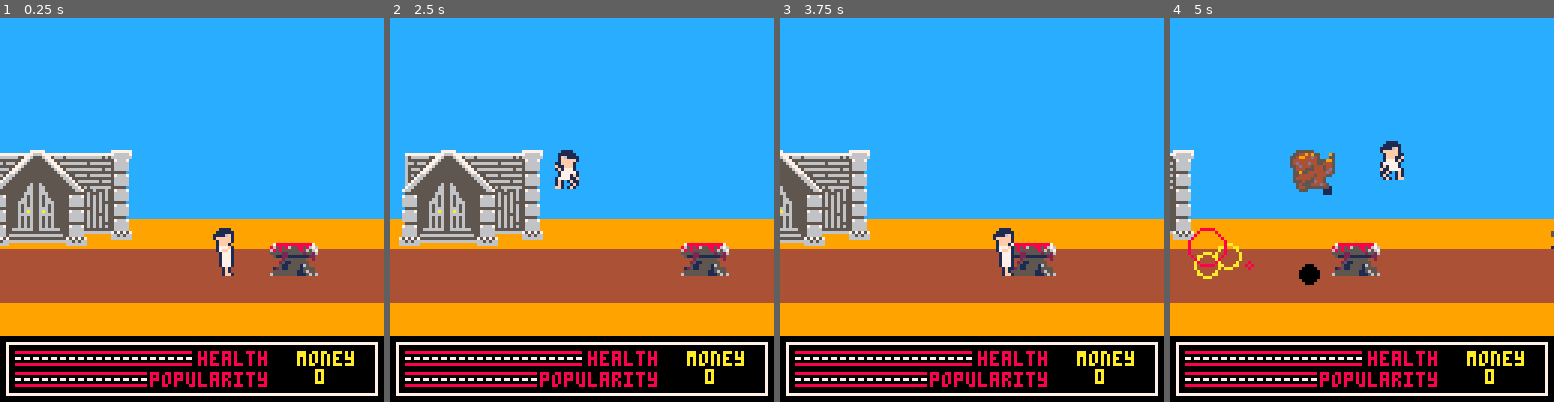
Above: before the commit, frames 1-4 (left to right).
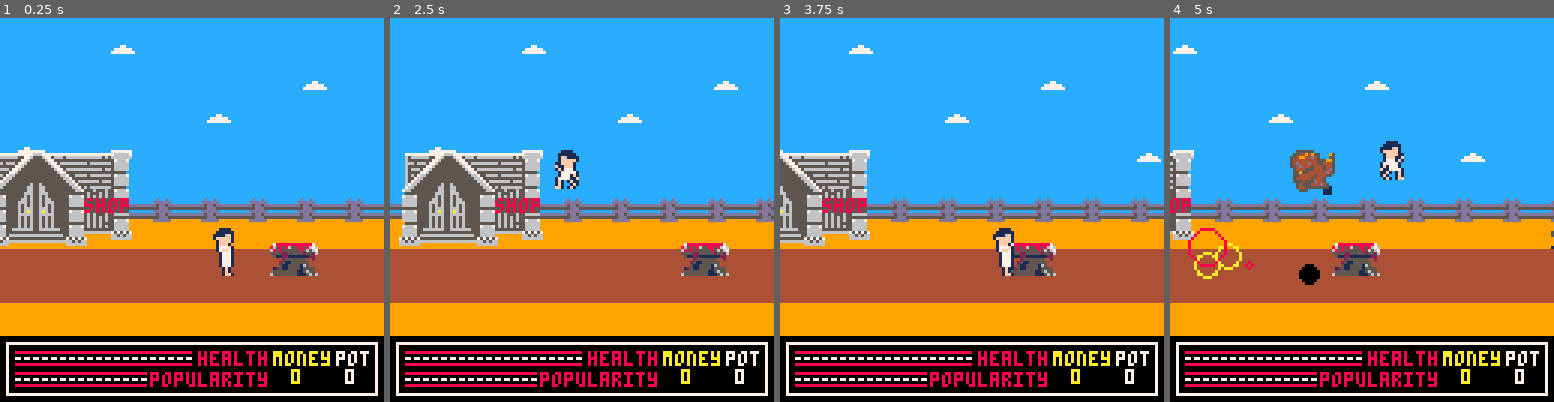
Above: after the commit, the same moments.

Repository: Rombusevil/ld43-the-altar-of-sacrifice
Game: PICO-8 cartridge ld43.p8
Two runs of this game, one before a commit and one after it. Both use one fixed random seed, a clock stepped at 60 frames per second and the inputs below.
Inputs (mouse positions are in pixels of both pictures, inside the frame that each line leads up to):
- Up to frame 1 (0.25 s): no input
- Up to frame 2 (2.5 s): tap O (Z key) at 0.33, 0.7, 1.43, 2.22 s; click (459, 121) at 0.67 s; tap X (X key) at 1.07, 2.07, 2.4 s; click (520, 267) at 1.22 s; click (585, 114) at 1.77 s; hold Left 1.97-2.37 s; click (647, 259) at 2.32 s
- Up to frame 3 (3.75 s): tap X (X key) every 0.33 s from 2.73 to 3.73 s; click (1102, 106) at 2.87 s; hold Right 2.87-3.53 s; tap O (Z key) at 3.1 s; click (864, 256) at 3.42 s; hold Up from 3.58 s (still down)
- Up to frame 4 (5 s): click (1315, 102) at 3.97 s; tap O (Z key) at 3.98, 4.87 s; tap X (X key) at 4.07, 4.4, 4.73 s; release Up at 4.08 s; hold Right 4.13-4.53 s; click (1381, 248) at 4.52 s

The runs differ from the first frame. In frame 1, 4.1% of the frame differs, in the area x 4-100%, y 7-96%; in frame 2, 4.0%; in frame 3, 4.6%; in frame 4, 5.1%, in the area x 0-100%, y 7-96%.

Commit message:
some polish. thiefs spawner. hud

Diff:
--- a/ld43.p8
+++ b/ld43.p8
@@ -1,5 +1,5 @@
 pico-8 cartridge // http://www.pico-8.com
-version 15
+version 16
 __lua__
 -- made with super-fast-framework
 
@@ -388,6 +388,8 @@
                     h.potions += 1
                 end
                 h.money -= prices[ar.posidx]
+                h.reputation += 10
+                if (h.reputation > 15) then h.reputation=15 end
                 didboughtit=true
             else
                 pendingval=value
@@ -521,32 +523,32 @@
     local s={}
     local updateables={}
     local drawables={}
-    local bullets={}
-    s.bullets=bullets
+    local thiefs={}
     local victims={}
     local potions={}
     local cam={x=0, y=0}
     s.cam = cam
-    local respawned=false
     local showmsg=false
     local showmsgtxt=""
     local rtick=0
     local level={}
     level.hs=150
-    level.fw=256
+    level.fw=150
     level.es=128
     level.hw=48
-    level.hcnt=5
+    level.hcnt=3
     level.w=(level.hw+level.hs)*level.hcnt+level.fw +level.es
     local deferpos=false
     local pendingmusic=false
-    function hero(x,y, bullets, platforming_state)
+    function hero(x,y, platforming_state)
         local anim_obj=anim()
         local e=entity(anim_obj)
         anim_obj:add(1,4,0.3,1,2)
         anim_obj:add(5,1,0.01,1,2)
         anim_obj:add(6,1,0.01,1,2)
         anim_obj:add(7,1,0.5,2,2,true, function() e.shooting=false end)
+        anim_obj:add(123,4,0.3,1,2)
+        anim_obj:add(127,1,0.01,1,2)
         e:setpos(x,y)
         e:set_anim(2)
         local bounds_obj=bbox(8,16)
@@ -557,6 +559,7 @@
         e.pickedupvictim=nil
         e.blockright=false
         e.blockleft=false
+        e.reputation = 15
         e.speed=2
         e.floory=y
         e.jumppw=7
@@ -568,7 +571,6 @@
         e.wasshooting=false
         e.compensate=false
         e.compensatepx=-8
-        e.bulletspd=4
         e.health=20
         e.dmg=1
         e.finalboss=false
@@ -623,15 +625,27 @@
                 if btn(0) and not self.blockleft then
                     self:setx(self.x-self.speed)
                     self.flipx=true
-                    self:set_anim(1)
+                    if self.pickedupvictim == nil then
+                        self:set_anim(1)
+                    else
+                        self:set_anim(5)
+                    end
                     self.blockright=false
                 elseif btn(1) and not self.blockright then
                     self:setx(self.x+self.speed)
                     self.flipx=false
-                    self:set_anim(1)
+                    if self.pickedupvictim ==nil then
+                        self:set_anim(1)
+                    else
+                        self:set_anim(5)
+                    end
                     self.blockleft=false
                 else
-                    self:set_anim(2)
+                    if self.pickedupvictim ==nil then
+                        self:set_anim(2)
+                    else
+                        self:set_anim(6)
+                    end
                 end
                 if btnp(4) and self.grounded then
                     sfx(4)
@@ -712,7 +726,6 @@
             self.wasshooting=false
             self.compensate=false
             self.compensatepx=-8
-            self.bulletspd=4
             self.health=20
             self.potions=0
             self.codes.dir='none'
@@ -722,6 +735,10 @@
                 self.finalboss=false
                 deferpos=750
             end
+        end
+        e._draw=e.draw
+        function e:draw()
+            self:_draw()
         end
         return e
     end
@@ -744,6 +761,8 @@
         end
         function e:draw()
             spr(32, x,y, 6, 4)
+            rectfill(x+32,y+16,x+46,y+20, 5)
+            print("shop",x+32,y+16,8)
         end
         return e
     end
@@ -860,7 +879,7 @@
         end
         return e
     end
-    function npccreator(parent,houses,potioncreator,hero,updateables,drawables)
+    function npccreator(parent,houses,potioncreator,hero,updateables,drawables, level)
         local e={}
         e.ticks=1
         e.threshold=2
@@ -869,12 +888,24 @@
         e.lastpos.y = 70
         e.timetick=0
         e.timethreshold=100
+        e.ttick=0
+        e.thiefthreshold=1000
+        e.level = level
         function e:tick(pos)
             self.ticks+=1
+            self.ttick+=1
             self.lastpos.x=pos.x
         end
         function e:update()
             self.timetick+=1
+            self.ttick+=1
+            if self.ttick > self.thiefthreshold then
+                self.ttick=0
+                local t = thief(-16, 70, self.level)
+                add(drawables, t)
+                add(updateables, t)
+                add(thiefs, t)
+            end
             if self.timetick > self.timethreshold then
                 local idx = flr(rnd(#houses-1)+1)
                 local house = houses[idx]
@@ -1006,10 +1037,74 @@
         end
         return e
     end
+    function thief(x,y,level)
+        local anim_obj=anim()
+        anim_obj:add(91,4,0.3,1,2)
+        local e=entity(anim_obj)
+        e:setpos(x,y)
+        e:set_anim(1)
+        e.health = 5
+        e.spd = 1.5
+        local bounds_obj=bbox(8,128,0,-128)
+        e:set_bounds(bounds_obj)
+        function e:hurt()
+            if(self.flickerer.is_flickering) return
+            self:flicker(30)
+            self.health -= 1
+        end
+        function e:kill()
+            del(drawables, self)
+            del(updateables, self)
+            del(thiefs,self)
+        end
+        function e:update()
+            if self.health <= 0 then
+                s.hero.money += 50
+                self:kill()
+            end
+            self:setx(self.x+self.spd)
+            if self.x > level.w+16 then
+                self:kill()
+            end
+        end
+        return e
+    end
+    function fence(x,y)
+        local e={}
+        function e:draw()
+            spr(70,x,y,2,1)
+        end
+        return e
+    end
+    function cloud(x)
+        local e={}
+        e.spr = 99
+        e.w=2
+        e.y=5+rnd(40)
+        e.x=x+rnd(35)
+        if flr(rnd(2)+1)%2==0 then
+            e.spr=101
+            e.w=1
+        end
+        function e:draw()
+            spr(self.spr,x,self.y,e.w,1)
+        end
+        return e
+    end
     function mapbuild(l,hero,this_state,houses,stand)
         local xx=128
         local hy=44
         local fx=xx+((l.hs+l.hw)*3)-64
+        local ssx =0
+        while ssx<l.w+16 do
+            add(drawables,fence(ssx, 60))
+            ssx+=16
+        end
+        ssx=15
+        while ssx<l.w do
+            add(drawables, cloud(ssx))
+            ssx+=32
+        end
         function sf()
             function tree(sp, x, y, w, h)
                 local t={}
@@ -1053,14 +1148,14 @@
         add(updateables, sleft)
         add(updateables, sright)
     end
-    local hero = hero(400,70, bullets, s)
+    local hero = hero(400,70, s)
     s.hero = hero
     local pc = potioncreator(potions)
     add(updateables, pc)
     local houses = {}
     local stand = {}
     mapbuild(level, hero, s, houses,stand)
-    local ec = npccreator(victims, houses,pc, hero,updateables,drawables)
+    local ec = npccreator(victims, houses,pc, hero,updateables,drawables,level)
     add(updateables, ec)
     local boulders = {}
     local brain = boulderrain(updateables, drawables, boulders, hero)
@@ -1087,6 +1182,11 @@
             end
             v:update()
         end
+        for t in all(thiefs) do
+            if hero.atacking and collides(t, hero) then
+                t:hurt()
+            end
+        end
         if hero.dropping and collides(stand.val, hero) then
             local v = hero.pickedupvictim
             hero.pickedupvictim=nil
@@ -1116,9 +1216,6 @@
         for d in all(drawables) do
             d:draw()
         end
-        for b in all(bullets) do
-            b:draw()
-        end
         for e in all(victims) do
             e:draw()
         end
@@ -1126,19 +1223,6 @@
             p:draw()
         end
         s.drawhud()
-        if hero.respawned or showmsg then
-            camera(0,0)
-            rtick+=1
-            if hero.respawned then
-                print("your friends where killed", 15,28, 7)
-                print("you've been respawned", 21,34, 7)
-                if(rtick>100) hero.respawned=false rtick=0
-                showmsg=false
-            elseif showmsg then
-                print(showmsgtxt, 15,28, 7)
-                if(rtick>40) rtick=0
-            end
-        end
     end
     s.drawhud=function()
         camera(0,0)
@@ -1159,16 +1243,18 @@
             rectfill(sx,sy+2, sx+1, sy+hgt-2, 7)
             sx+=3
         end
-        print("money", wdt+41, sy, 10)
-        local cash = hero.money or 0
-        print(cash, wdt+41+6, sy+6, 10)
+        print("money", wdt+33, sy, 10)
+        local cash = hero.money
+        print(cash, wdt+33+6, sy+6, 10)
+        print("pot", wdt+33+21, sy, 7)
+        print(hero.potions, wdt+33+24, sy+6, 7)
         sx=5
         sy=yy+12
         wdt-=15
         rectfill(sx,sy, sx+wdt, sy+hgt, 8)
         rectfill(sx,sy+1, sx+wdt, sy+hgt-1, 0)
         print("popularity", sx+wdt+2, sy, 8)
-        local p = hero.popularity or 15
+        local p = hero.reputation
         for i=1,p do
             rectfill(sx,sy+2, sx+1, sy+hgt-2, 7)
             sx+=3
--- a/platforming_state.lua
+++ b/platforming_state.lua
@@ -4,30 +4,28 @@
     local s={}
     local updateables={}
     local drawables={}
-    local bullets={}
-    s.bullets=bullets
+    local thiefs={}
     local victims={}
     local potions={}
     local cam={x=0, y=0}
     s.cam = cam
 
-    local respawned=false
     local showmsg=false
     local showmsgtxt=""
     local rtick=0
 
     local level={}
     level.hs=150 -- house spacing
-    level.fw=256 -- forest width
+    level.fw=150 -- forest width
     level.es=128 -- end spacing
     level.hw=48  -- house width
-    level.hcnt=5 -- house count
+    level.hcnt=3 -- house count
     level.w=(level.hw+level.hs)*level.hcnt+level.fw +level.es
 
     local deferpos=false
     local pendingmusic=false
 
-    function hero(x,y, bullets, platforming_state)
+    function hero(x,y, platforming_state)
         local anim_obj=anim()
         local e=entity(anim_obj)
 
@@ -35,6 +33,8 @@
         anim_obj:add(5,1,0.01,1,2) -- idle
         anim_obj:add(6,1,0.01,1,2) -- jumping
         anim_obj:add(7,1,0.5,2,2,true, function() e.shooting=false end) -- shoot
+        anim_obj:add(123,4,0.3,1,2) -- running with someone on the head
+        anim_obj:add(127,1,0.01,1,2) -- idle with victim
 
         e:setpos(x,y)
         e:set_anim(2) --idle
@@ -49,6 +49,7 @@
         e.pickedupvictim=nil
         e.blockright=false
         e.blockleft=false
+        e.reputation = 15
 
         e.speed=2--1.3
         e.floory=y
@@ -61,7 +62,6 @@
         e.wasshooting=false
         e.compensate=false
         e.compensatepx=-8
-        e.bulletspd=4
         e.health=20
         e.dmg=1
         e.finalboss=false
@@ -128,15 +128,28 @@
                 if btn(0) and not self.blockleft then     --left
                     self:setx(self.x-self.speed)
                     self.flipx=true
-                    self:set_anim(1) --running
+                    if self.pickedupvictim == nil then
+                        self:set_anim(1) --running
+                    else
+                        self:set_anim(5) -- running with victim
+                    end
+
                     self.blockright=false
                 elseif btn(1) and not self.blockright then --right
                     self:setx(self.x+self.speed)
                     self.flipx=false
-                    self:set_anim(1) --running
+                    if self.pickedupvictim ==nil then
+                        self:set_anim(1) --running
+                    else
+                        self:set_anim(5) -- running with victim
+                    end
                     self.blockleft=false
                 else
-                    self:set_anim(2) --idle
+                    if self.pickedupvictim ==nil then
+                        self:set_anim(2) --idle
+                    else
+                        self:set_anim(6) -- idle with victim
+                    end
                 end
 
                 -- the up button is taken care on the house entity
@@ -176,11 +189,6 @@
                             self.bounds.xoff1+=8
                             self.bounds.xoff2+=8
                         end
-
-                        -- todo: hurt victim
-                        -- todo: delete bullet()
-                        -- local b=bullet(self.x+4, self.y+4, dir, self.bulletspd, bullets, self.dmg)
-                        -- add(bullets, b)
                     else
                         self.dropping = true
                     end
@@ -242,7 +250,6 @@
             self.wasshooting=false
             self.compensate=false
             self.compensatepx=-8
-            self.bulletspd=4
             self.health=20
             self.potions=0
             self.codes.dir='none'
@@ -253,7 +260,13 @@
                 self.finalboss=false
                 deferpos=750 -- lo mando al forest
             end
-
+        end
+
+        --overwrite entity's draw() function
+        e._draw=e.draw
+        function e:draw()
+            self:_draw()
+            -- custom draw
         end
 
         return e
@@ -287,6 +300,8 @@
 
         function e:draw()
             spr(32, x,y, 6, 4)
+            rectfill(x+32,y+16,x+46,y+20, 5)
+            print("shop",x+32,y+16,8)
             -- if(self.debugbounds) self.bounds:printbounds()
         end
 
@@ -403,7 +418,6 @@
             self.health -=1
             self:flicker(0.2)
             if self.health <= 0 then
-                -- todo: implement pickup en hero
                 attacker:pickup(self)
                 self:set_anim(3) -- pickedup
                 self.runaway=false
@@ -438,7 +452,7 @@
         return e
     end
 
-    function npccreator(parent,houses,potioncreator,hero,updateables,drawables)
+    function npccreator(parent,houses,potioncreator,hero,updateables,drawables, level)
         local e={}
 
         e.ticks=1
@@ -449,15 +463,28 @@
 
         e.timetick=0
         e.timethreshold=100
+        e.ttick=0
+        e.thiefthreshold=1000
+        e.level = level
 
         function e:tick(pos)
             self.ticks+=1
+            self.ttick+=1
             self.lastpos.x=pos.x
             --self.lastpos.y=pos.y
         end
 
         function e:update()
             self.timetick+=1
+            self.ttick+=1
+
+            if self.ttick > self.thiefthreshold then
+                self.ttick=0
+                local t = thief(-16, 70, self.level)
+                add(drawables, t)
+                add(updateables, t)
+                add(thiefs, t)
+            end
 
             if self.timetick > self.timethreshold then
                 local idx = flr(rnd(#houses-1)+1)
@@ -475,28 +502,6 @@
                 add(parent, v)
                 self.timetick=0
             end
-
-            -- local cenemy = false
-            -- if self.timetick > self.timethreshold and hero.x > 130 then
-            --     local side=1
-            --     if(flr(rnd(2))%2==0) side=-1
-            --     self.lastpos.x = hero.x + ((flr(rnd(4))+16) *side)
-            --
-            --     self.timetick=0
-            --     cenemy = true
-            -- end
-
-            -- local jenemy=false
-            -- if self.ticks >= self.threshold then
-            --     self.ticks=0
-            --     self.timetick+=10
-            --     jenemy=true
-            -- end
-
-            -- if  jenemy or cenemy then
-            --     local e=priest(self.lastpos.x, self.lastpos.y, hero, parent,potioncreator)
-            --     add(parent, e)
-            -- end
         end
 
         return e
@@ -626,6 +631,24 @@
             end
         end
 
+        return e
+    end
+
+    function sacrificestand(x,y)
+        local anim_obj=anim()
+        anim_obj:add(38,1,0.01,2,2)
+
+        local e=entity(anim_obj)
+        e:setpos(x,y)
+        e:set_anim(1)
+
+        local bounds_obj=bbox(16,16)
+        e:set_bounds(bounds_obj)
+        -- e.debugbounds=true
+
+        function e:update()
+        end
+
         -- overwrite entity's draw() function
         -- e._draw=e.draw
         -- function e:draw()
@@ -636,28 +659,71 @@
         return e
     end
 
-    function sacrificestand(x,y)
+    function thief(x,y,level)
         local anim_obj=anim()
-        anim_obj:add(38,1,0.01,2,2)
+        anim_obj:add(91,4,0.3,1,2)
 
         local e=entity(anim_obj)
         e:setpos(x,y)
         e:set_anim(1)
-
-        local bounds_obj=bbox(16,16)
+        e.health = 5
+        e.spd = 1.5
+
+        local bounds_obj=bbox(8,128,0,-128)
         e:set_bounds(bounds_obj)
-        -- e.debugbounds=true
+        --e.debugbounds=true
+
+        function e:hurt()
+            if(self.flickerer.is_flickering) return
+            self:flicker(30)
+            self.health -= 1
+        end
+
+        function e:kill()
+            del(drawables, self)
+            del(updateables, self)
+            del(thiefs,self)
+        end
 
         function e:update()
-        end
-
-        -- overwrite entity's draw() function
-        -- e._draw=e.draw
-        -- function e:draw()
-        --     self:_draw()
-        --     ** your code here **
-        -- end
-
+            if self.health <= 0 then
+                s.hero.money += 50
+                self:kill()
+            end
+
+            self:setx(self.x+self.spd)
+            -- todo: poner coord correcta
+            if self.x > level.w+16 then
+                self:kill()
+            end
+        end
+
+        return e
+    end
+
+    function fence(x,y)
+        local e={}
+        function e:draw()
+            spr(70,x,y,2,1)
+        end
+        return e
+    end
+
+    function cloud(x)
+        local e={}
+        e.spr = 99
+        e.w=2
+        e.y=5+rnd(40)
+        e.x=x+rnd(35)
+
+        if flr(rnd(2)+1)%2==0 then
+            e.spr=101
+            e.w=1
+        end
+
+        function e:draw()
+            spr(self.spr,x,self.y,e.w,1)
+        end
         return e
     end
 
@@ -667,6 +733,23 @@
         local hy=44     -- house y position (doesn't change)
         local fx=xx+((l.hs+l.hw)*3)-64 -- forest starting x
 
+        -- *************************
+        --      setup fences
+        -- *************************
+        local ssx =0
+        while ssx<l.w+16 do
+            add(drawables,fence(ssx, 60))
+            ssx+=16
+        end
+
+        -- *************************
+        --      setup clouds
+        -- *************************
+        ssx=15
+        while ssx<l.w do
+            add(drawables, cloud(ssx))
+            ssx+=32
+        end
 
         -- *************************
         --      setup forest
@@ -714,8 +797,9 @@
             add(updateables, ho)
             add(houses, ho)
             xx+=l.hw+l.hs       -- setup x for the next house
-            if(i==3) xx+=l.fw   -- put 3 houses, then the forest, and then the rest
-        end
+            if(i==3) xx+=l.fw   -- put2 houses, then the forest, and then the rest
+        end
+
 
         -- *************************
         --      setup stoppers
@@ -730,7 +814,7 @@
         add(updateables, sright)
     end
 
-    local hero = hero(400,70, bullets, s)
+    local hero = hero(400,70, s)
     s.hero = hero
 
     local pc = potioncreator(potions)
@@ -740,7 +824,7 @@
     local stand = {}
     mapbuild(level, hero, s, houses,stand)
 
-    local ec = npccreator(victims, houses,pc, hero,updateables,drawables)
+    local ec = npccreator(victims, houses,pc, hero,updateables,drawables,level)
     add(updateables, ec)
     -- cuando salta hace algo
     -- hero:set_notifyjumpobj(ec)
@@ -777,13 +861,17 @@
             u:update()
         end
 
-        -- s.updateblts(bullets, victims, true)
-
         for v in all(victims) do
             if hero.atacking and collides(v, hero) then
                 v:hurt(hero)
             end
             v:update()
+        end
+
+        for t in all(thiefs) do
+            if hero.atacking and collides(t, hero) then
+                t:hurt()
+            end
         end
 
         if hero.dropping and collides(stand.val, hero) then
@@ -837,10 +925,6 @@
             d:draw()
         end
 
-        for b in all(bullets) do
-            b:draw()
-        end
-
         for e in all(victims) do
             e:draw()
         end
@@ -854,39 +938,7 @@
         --        hud
         -- *****************
         s.drawhud()
-
-        if hero.respawned or showmsg then
-            camera(0,0)
-            rtick+=1
-            if hero.respawned then
-                print("your friends where killed", 15,28, 7)
-                print("you've been respawned", 21,34, 7)
-                if(rtick>100) hero.respawned=false rtick=0
-                showmsg=false
-            elseif showmsg then
-                print(showmsgtxt, 15,28, 7)
-                if(rtick>40) rtick=0
-            end
-        end
-    end
-
-    -- s.updateblts=function(bullets, enemies, priest)
-    --     for b in all(bullets) do
-    --         b:update()
-
-    --         -- check collisions between bullets and enemies
-    --         for e in all(enemies) do
-    --
-    --             if not priest or (not e.dying and e.born) then
-    --                 if collides(b, e) then
-    --                     b:kill()
-    --                     e:hurt(b.dmg)
-    --                     break
-    --                 end
-    --             end
-    --         end
-    --     end
-    -- end
+    end
 
     s.drawhud=function()
         camera(0,0)
@@ -911,9 +963,12 @@
             sx+=3
         end
 
-        print("money", wdt+41, sy, 10)
-        local cash = hero.money or 0
-        print(cash, wdt+41+6, sy+6, 10)
+        print("money", wdt+33, sy, 10)
+        local cash = hero.money
+        print(cash, wdt+33+6, sy+6, 10)
+
+        print("pot", wdt+33+21, sy, 7)
+        print(hero.potions, wdt+33+24, sy+6, 7)
 
         sx=5
         sy=yy+12
@@ -921,7 +976,7 @@
         rectfill(sx,sy, sx+wdt, sy+hgt, 8)
         rectfill(sx,sy+1, sx+wdt, sy+hgt-1, 0)
         print("popularity", sx+wdt+2, sy, 8)
-        local p = hero.popularity or 15
+        local p = hero.reputation
         for i=1,p do
             -- draw each life bar
             rectfill(sx,sy+2, sx+1, sy+hgt-2, 7)
--- a/shop_state.lua
+++ b/shop_state.lua
@@ -74,7 +74,10 @@
                 elseif ar.posidx == 3 then
                     h.potions += 1
                 end
+                -- todo: sfx de buy
                 h.money -= prices[ar.posidx]
+                h.reputation += 10
+                if (h.reputation > 15) then h.reputation=15 end
                 didboughtit=true
             else
                 -- memory slot occupied, overwrite?
Not shown, changed: 48 lines of the sprite sheet (__gfx__) section of ld43.p8
